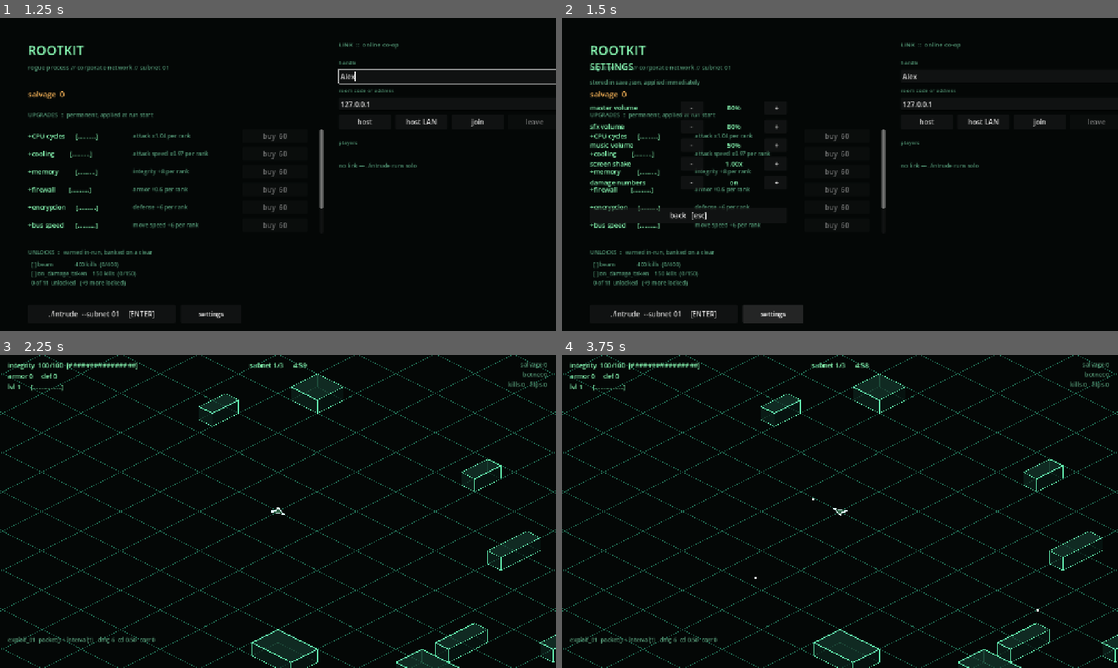
Above: before the commit, frames 1-4 (two rows, left to right).
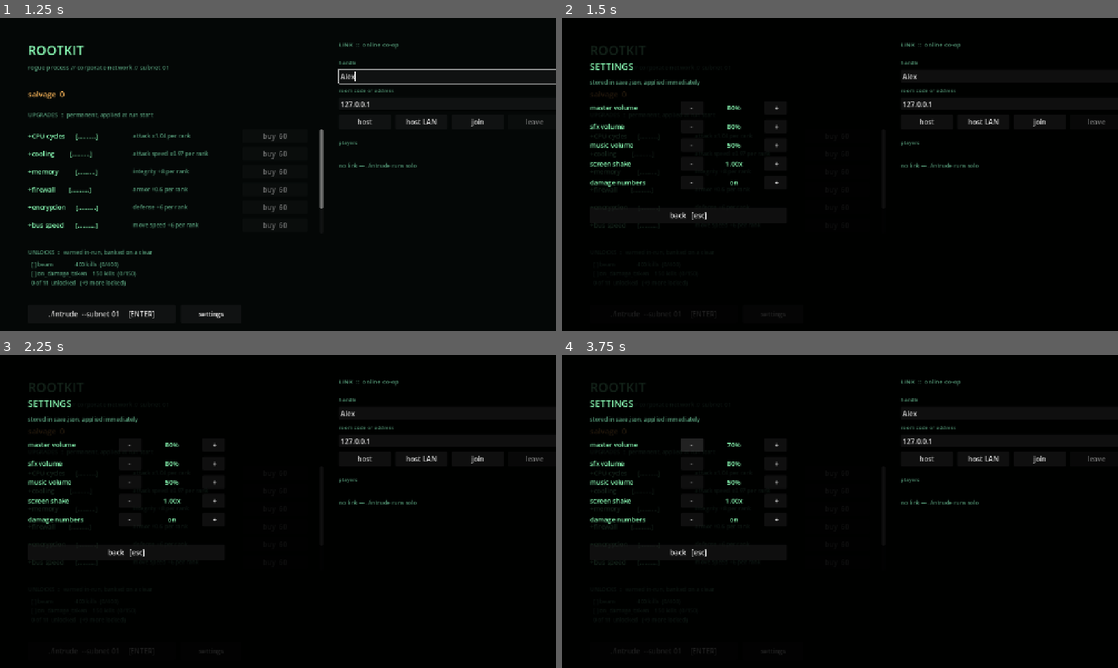
Above: after the commit, the same moments.

Repository: seanperkins/rootkit-game
Game: Godot game, scene res://scenes/main.tscn
Two runs of this game, one before a commit and one after it. Both use one fixed random seed, a clock stepped at 60 frames per second and the inputs below.
Inputs (mouse positions are in pixels of both pictures, inside the frame that each line leads up to):
- Up to frame 1 (1.25 s): click (450, 77) at 0.52 s; type "Alex" at 0.6 s
- Up to frame 2 (1.5 s): click "settings" at 1.25 s
- Up to frame 3 (2.25 s): click "./intrude --subnet 01 [ENTER]" at 2 s
- Up to frame 4 (3.75 s): click (662, 652) at 2.75 s, where only the run after the commit has a clickable "./intrude --subnet 01 [ENTER]"; click (689, 445) at 3.5 s, where only the run after the commit has a clickable "-"

Frame 1 is identical in both runs. In frame 2, 3.8% of the frame differs, in the area x 5-59%, y 8-98%; in frame 3, 8.8%; in frame 4, 9.0%, in the area x 0-100%, y 0-100%.

Commit message:
fix(ui): settings overlay covers the screen; abandon run works again
set_anchors_preset from _ready left the settings panel 0x0 for good, so
its scrim covered nothing and the pause menu (or the shop) showed through
it. set_anchors_and_offsets_preset resolves the rect.

The pause menu's abandon called run._die() with no slot after the slots
refactor gave _die one; the runtime error swallowed the click. Solo dies
the local slot so kills bank and the summary shows; networked leaves to
the shell, since a death applied from a button is a callback outside the
tick no other peer sees.

test_hud, test_meta_layout and test_relay_rooms pin all three.

Diff:
--- a/scripts/meta/settings_panel.gd
+++ b/scripts/meta/settings_panel.gd
@@ -30,7 +30,12 @@
 var _value_labels := {}
 
 func _ready() -> void:
-	set_anchors_preset(Control.PRESET_FULL_RECT)
+	# `set_anchors_and_offsets_preset`, not `set_anchors_preset`: called from
+	# _ready, the latter leaves this Control 0x0 for good — the anchors read
+	# 1,1 but the rect never resolves, re-anchoring later is a no-op, and the
+	# scrim covers nothing, so the pause menu (or the shop) shows straight
+	# through the settings screen. test_meta_layout and test_hud measure it.
+	set_anchors_and_offsets_preset(Control.PRESET_FULL_RECT)
 	visible = false
 
 	var scrim := ColorRect.new()
--- a/scripts/run/ui.gd
+++ b/scripts/run/ui.gd
@@ -909,12 +909,19 @@
 
 ## Leaving mid-run banks nothing beyond what a death would, so it goes through
 ## the same _die path rather than inventing a second one.
+## Solo: the local slot dies, so kills and flips still bank and the summary
+## shows before the shell. Networked: leave. A death applied here would be
+## a callback outside the tick that no other peer sees, so a client's exit is
+## the host parking its slot, and a host's exit is the host going away.
 func _abandon() -> void:
 	if run == null:
 		return
 	run.user_paused = false
 	_pause_panel.visible = false
-	run._die()
+	if run._session != null and run._session.role != NetworkSession.Role.SOLO:
+		_restart()
+		return
+	run._die(run.local_slot)
 
 func _toggle_recipes() -> void:
 	_recipes.visible = not _recipes.visible
--- a/tests/test_hud.gd
+++ b/tests/test_hud.gd
@@ -12,7 +12,8 @@
 
 const CASES := ["the_blocks_exist_and_populate", "integrity_warns_proportionally",
 	"the_summary_reports_a_finished_run", "the_summary_survives_a_short_build",
-	"the_teammate_strip_names_everyone_else"]
+	"the_teammate_strip_names_everyone_else", "settings_from_pause_cover_the_viewport",
+	"abandon_from_the_pause_menu_ends_a_solo_run"]
 
 func _initialize() -> void:
 	print("ROOTKIT — hud\n")
@@ -23,6 +24,8 @@
 	await the_summary_reports_a_finished_run()
 	await the_summary_survives_a_short_build()
 	await the_teammate_strip_names_everyone_else()
+	await settings_from_pause_cover_the_viewport()
+	await abandon_from_the_pause_menu_ends_a_solo_run()
 	print("")
 	for c in CASES:
 		if not finished.has(c):
@@ -155,3 +158,45 @@
 	h.teardown()
 	await process_frame
 	finished["the_teammate_strip_names_everyone_else"] = true
+
+## The settings panel anchored itself from _ready with set_anchors_preset,
+## which under a CanvasLayer leaves the Control 0x0 for good: its scrim covered
+## nothing and the pause menu drew straight through the settings screen.
+func settings_from_pause_cover_the_viewport() -> void:
+	var r := await _fresh_run()
+	var ui := _ui(r)
+	ui._toggle_pause()
+	ui._settings.open()
+	for i in 4:
+		await process_frame
+	var vw: float = ProjectSettings.get_setting("display/window/size/viewport_width")
+	var vh: float = ProjectSettings.get_setting("display/window/size/viewport_height")
+	_check("settings opens over the pause menu", ui._settings.visible, true)
+	_check("and its rect spans the viewport",
+		ui._settings.get_global_rect().size, Vector2(vw, vh))
+	var scrim: Control = ui._settings.get_child(0)
+	_check("and so does its scrim", scrim.get_global_rect().size, Vector2(vw, vh))
+	ui._settings.close()
+	_check("closing it leaves the pause menu up", ui._pause_panel.visible, true)
+	r.free()
+	await process_frame
+	finished["settings_from_pause_cover_the_viewport"] = true
+
+## The pause menu's abandon button called run._die() with no slot after the
+## slots refactor gave _die one — a runtime error the button swallowed, so
+## pressing it did nothing at all.
+func abandon_from_the_pause_menu_ends_a_solo_run() -> void:
+	var r := await _fresh_run()
+	var ui := _ui(r)
+	ui._toggle_pause()
+	_check("the run is paused", r.user_paused, true)
+	ui._abandon()
+	await process_frame
+	_check("abandon unpauses", r.user_paused, false)
+	_check("and hides the pause menu", ui._pause_panel.visible, false)
+	_check("and the local slot is dead", r.slot_state[r.local_slot], r.SlotState.DEAD)
+	_check("and the solo session has ended", r._session.ended, true)
+	_check("and the summary is up", ui._end.visible, true)
+	r.free()
+	await process_frame
+	finished["abandon_from_the_pause_menu_ends_a_solo_run"] = true
--- a/tests/test_meta_layout.gd
+++ b/tests/test_meta_layout.gd
@@ -10,7 +10,7 @@
 ## readable headlessly, so the check that actually matters is automatable and
 ## nobody has to remember to look.
 
-const EXPECTED_CHECKS := 15
+const EXPECTED_CHECKS := 17
 
 var failures := 0
 var checks := 0
@@ -49,6 +49,15 @@
 			return hit
 	return null
 
+func _find_settings(node: Node) -> Node:
+	if node.has_method("_nudge"):
+		return node
+	for c in node.get_children():
+		var hit := _find_settings(c)
+		if hit != null:
+			return hit
+	return null
+
 func fits_the_viewport() -> void:
 	var main: Node = load("res://scenes/main.tscn").instantiate()
 	root.add_child(main)
@@ -70,6 +79,20 @@
 	print("    ./intrude bottom edge at y=%.0f of %.0f" % [r.end.y, vh])
 	_check("./intrude fits inside the viewport height", r.end.y <= vh, true)
 	_check("./intrude fits inside the viewport width", r.end.x <= vw, true)
+
+	# The settings overlay must actually cover the shop: anchored from _ready
+	# with set_anchors_preset it stayed 0x0 and the shop showed through.
+	var settings_btn: Node = _find(main, "Button", "settings")
+	_check("the settings button exists", settings_btn != null, true)
+	if settings_btn != null:
+		settings_btn.pressed.emit()
+		for i in 4:
+			await process_frame
+		var shown: Node = _find_settings(main)
+		_check("the open settings panel spans the viewport",
+			shown != null and (shown as Control).get_global_rect().size == Vector2(vw, vh), true)
+		if shown != null:
+			shown.close()
 
 	var scroll: Node = _find(main, "ScrollContainer", "")
 	_check("the upgrade rows are in a ScrollContainer", scroll != null, true)
